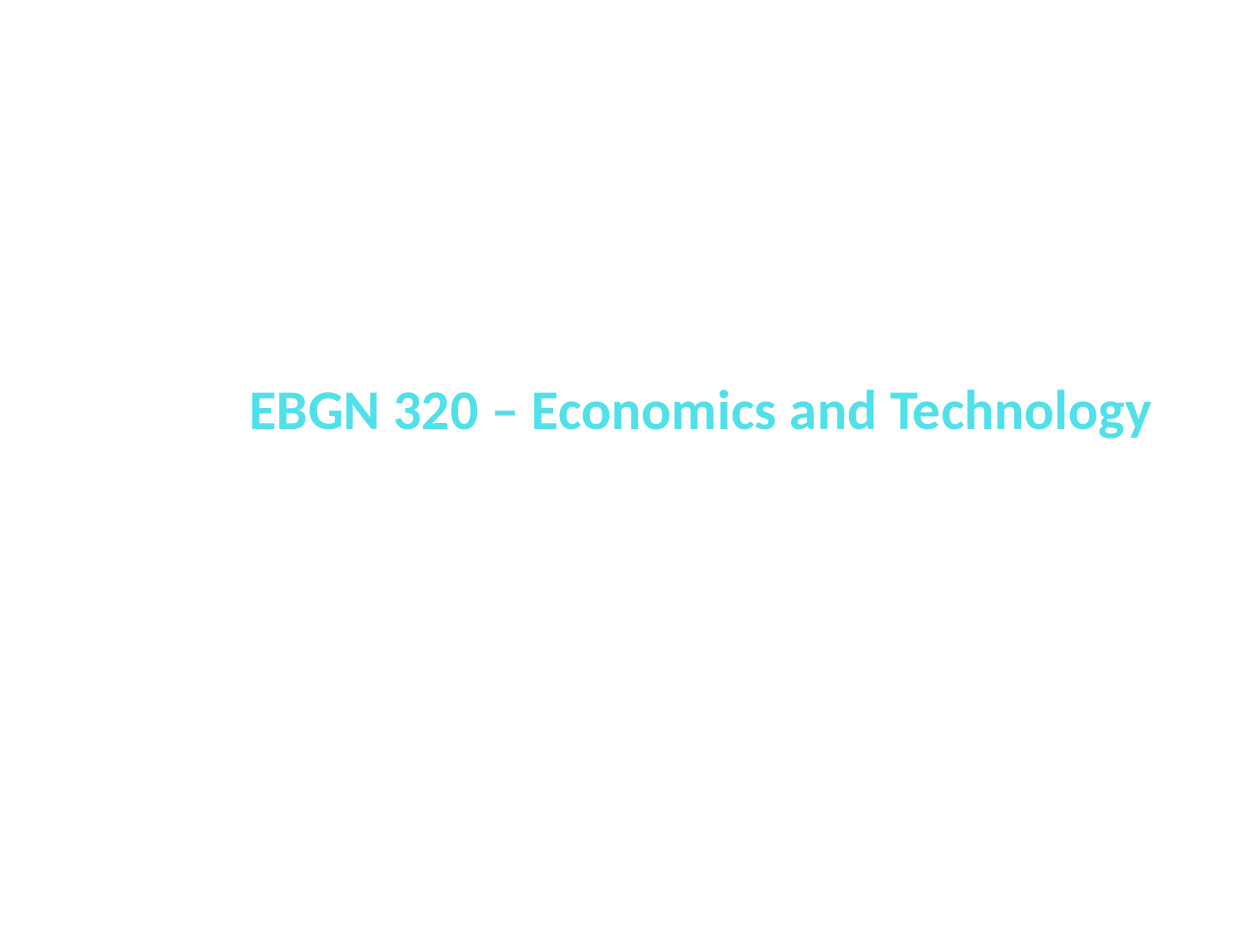
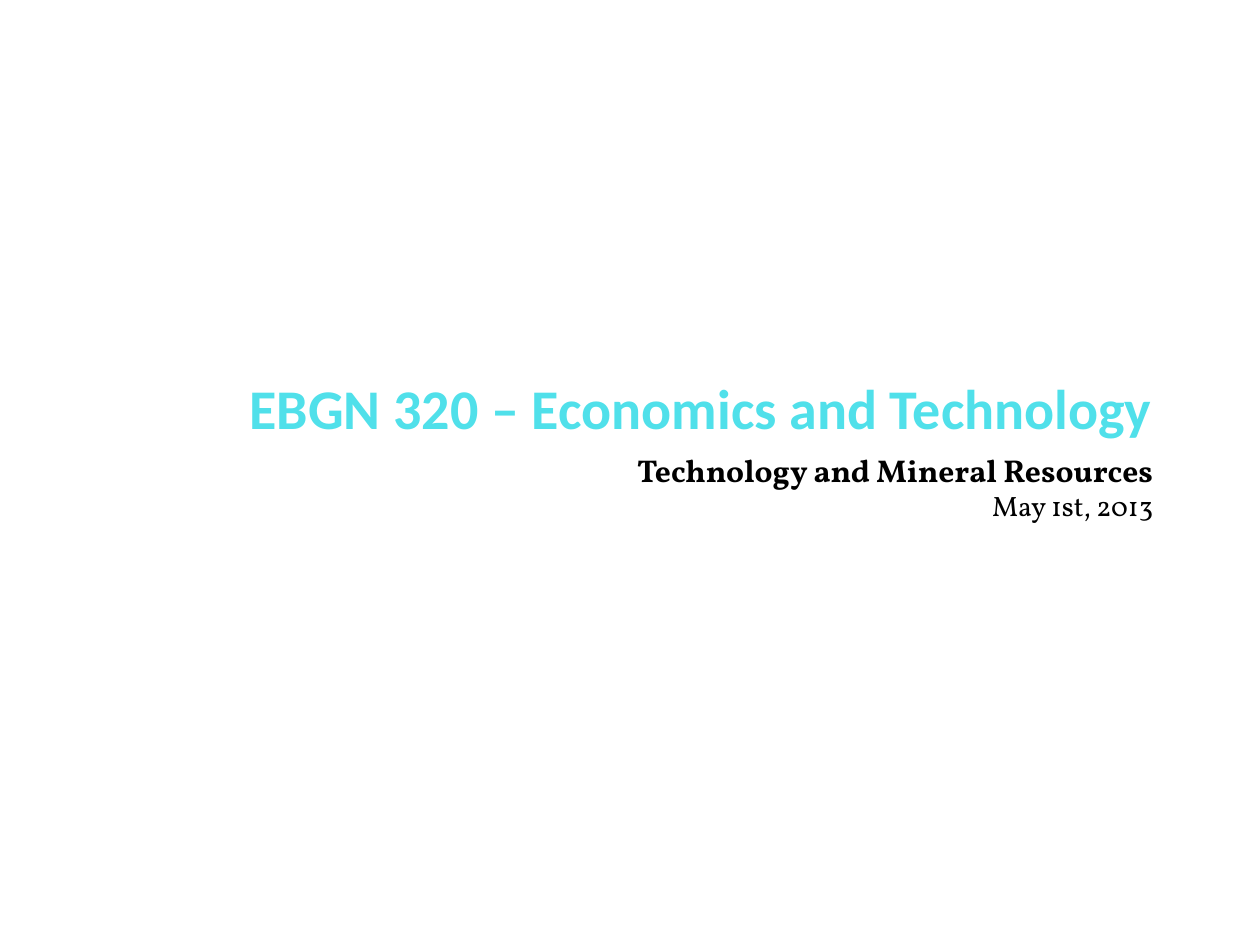
Before and after one commit to muff1nman/ClassNotes, a slide deck: slide 1 of Econ/PPT/S13_Lecture_25.pptx. Drawn at 1260x945 pixels with LibreOffice and Linux fonts; fonts in the diff are those of the drawing. Boxes give left, top, right and bottom in pixels: in the first picture for what was removed or moved away, otherwise in the second. Text is boxed around its words. In the diff, an @@ line names an element or a change of style, - is before the commit and + after.

```diff
--- a/Econ/PPT/S13_Lecture_25.pptx
+++ b/Econ/PPT/S13_Lecture_25.pptx
@@ text added at (637, 459, 1153, 523), 18 pt, text #000000, bold @@
+Technology and Mineral Resources
+May 1st, 2013
```
Also in this commit, not shown: 3 other slides changed, 3 other files.
